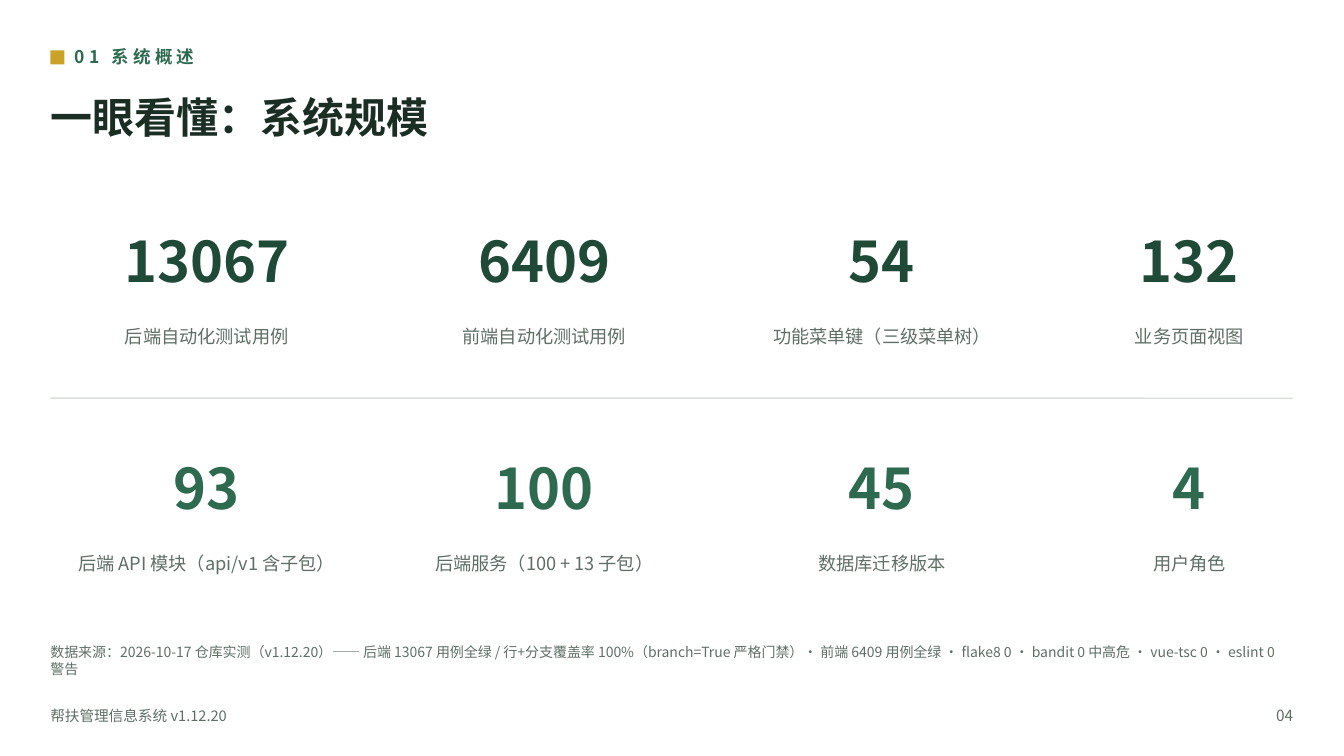
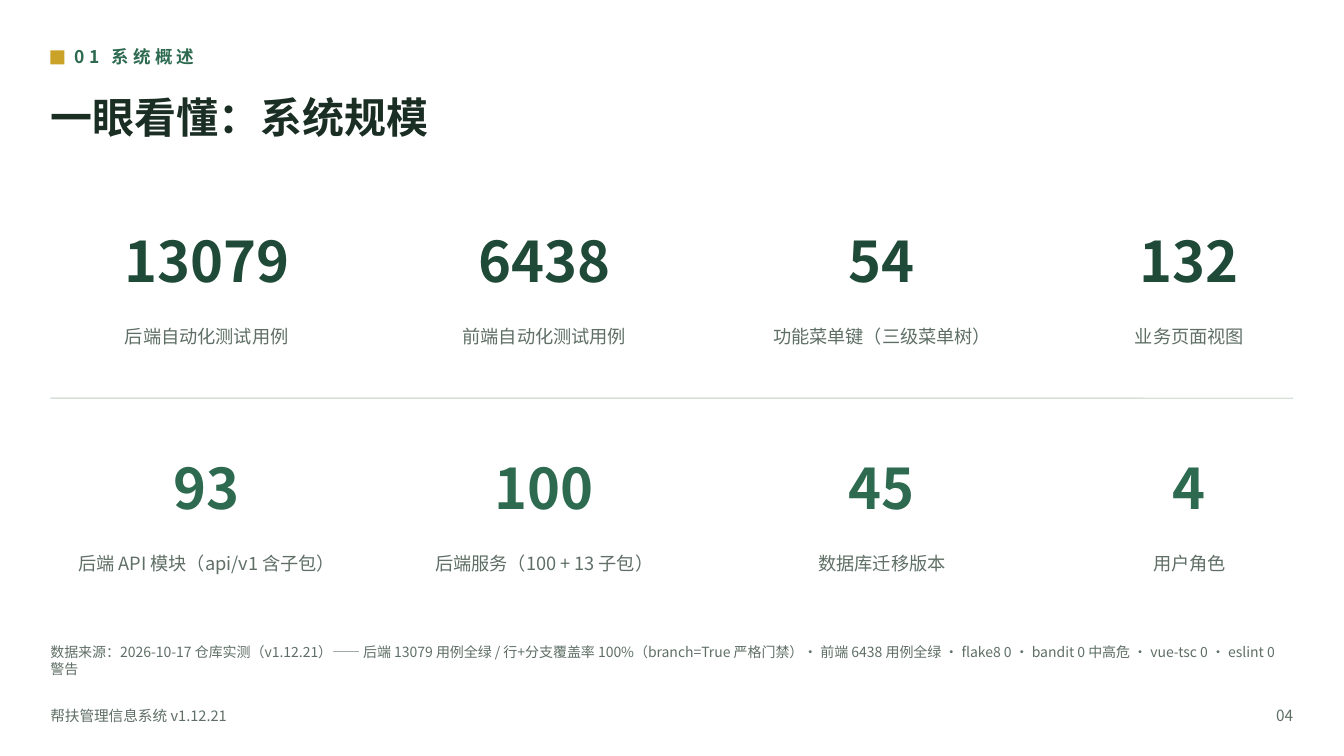
Before and after one commit to lzh745200/MRRS, a slide deck: slide 6 of docs/帮扶管理信息系统介绍.pptx. Drawn at 1344x756 pixels with LibreOffice and Linux fonts; fonts in the diff are those of the drawing. Boxes give left, top, right and bottom in pixels: in the first picture for what was removed or moved away, otherwise in the second. Text is boxed around its words. In the diff, an @@ line names an element or a change of style, - is before the commit and + after.

```diff
--- a/docs/帮扶管理信息系统介绍.pptx
+++ b/docs/帮扶管理信息系统介绍.pptx
@@ text at (124, 239, 289, 283): text changed @@
-13067
+13079
@@ text at (478, 239, 610, 283): text changed @@
-6409
+6438
@@ text at (50, 645, 1275, 675): text changed @@
-数据来源：2026-10-17 仓库实测（v1.12.20）—— 后端 13067 用例全绿 / 行+分支覆盖率 100%（branch=True 严格门禁）· 前端 6409 用例全绿 · flake8 0 · bandit 0 中高危 · vue-tsc 0 · eslint 0 警告
+数据来源：2026-10-17 仓库实测（v1.12.21）—— 后端 13079 用例全绿 / 行+分支覆盖率 100%（branch=True 严格门禁）· 前端 6438 用例全绿 · flake8 0 · bandit 0 中高危 · vue-tsc 0 · eslint 0 警告
@@ text at (50, 708, 227, 722): text changed @@
-帮扶管理信息系统 v1.12.20
+帮扶管理信息系统 v1.12.21
```
Also in this commit, not shown: 35 other slides changed, 28 other files.
